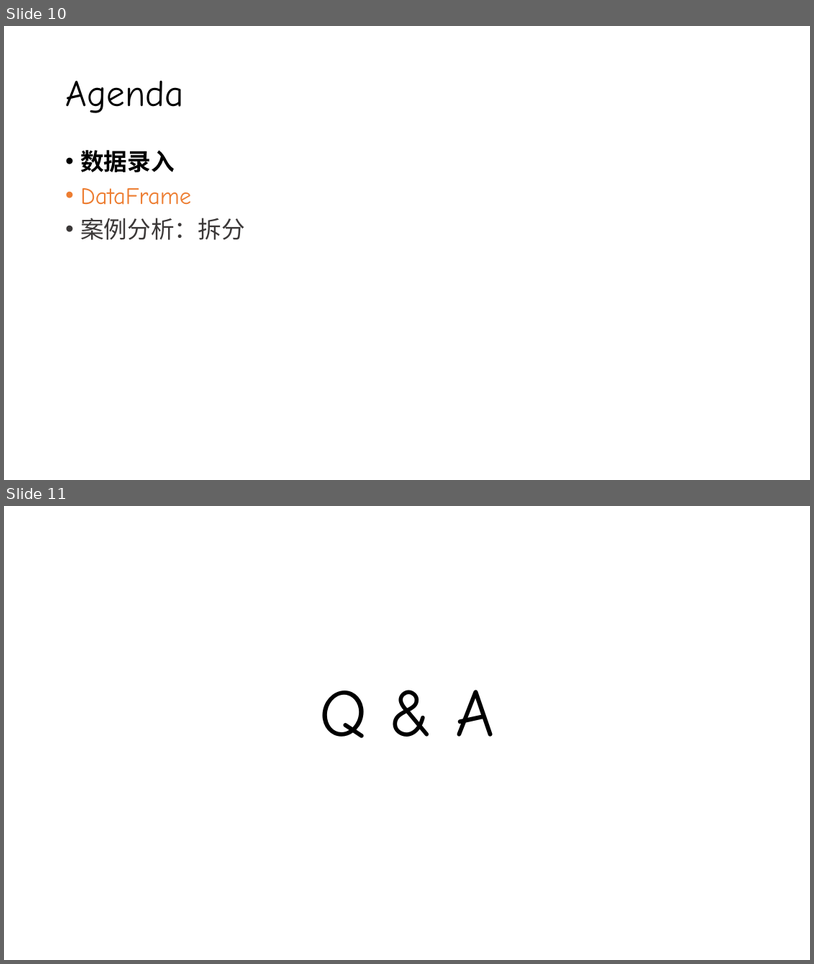
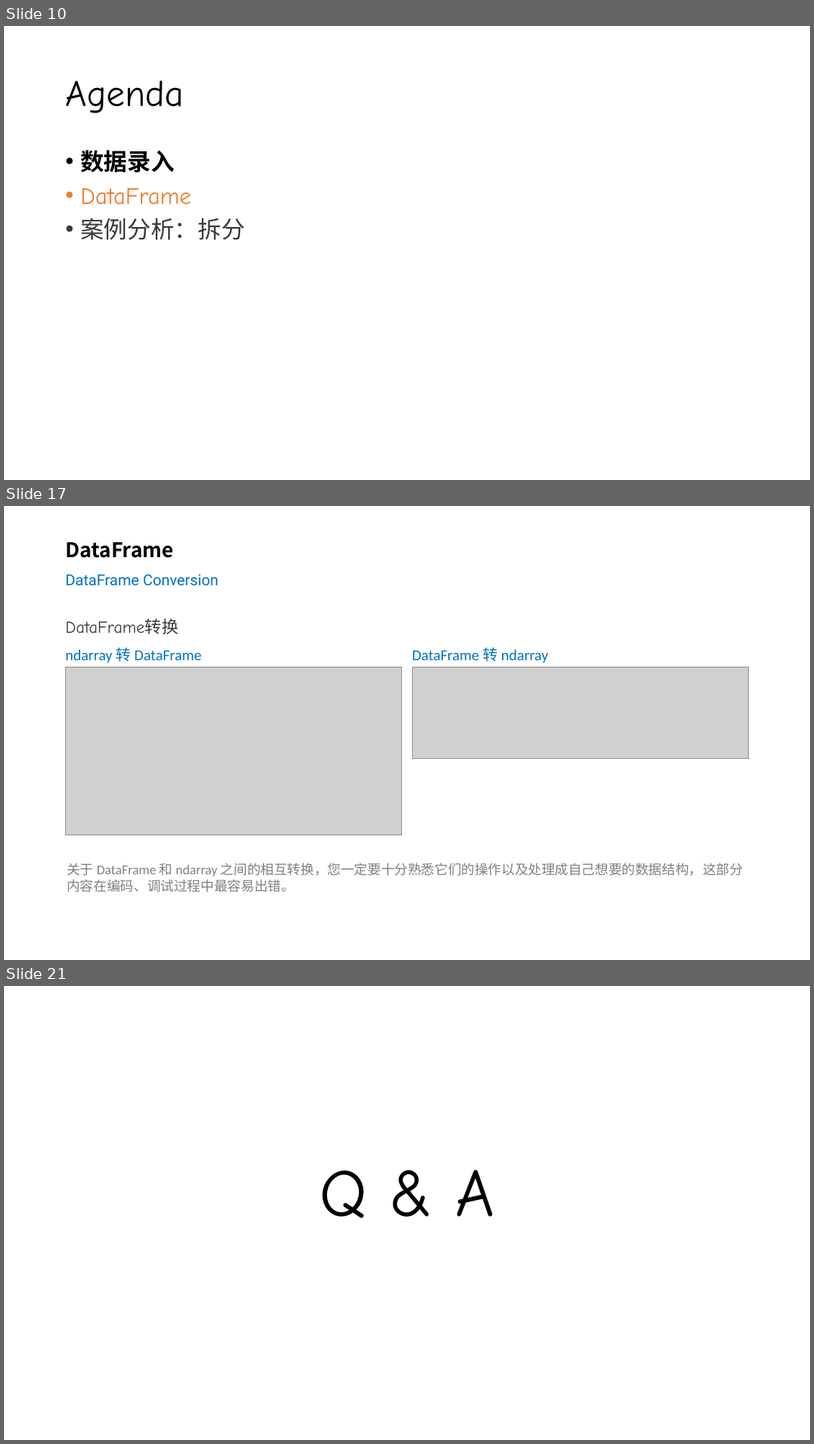
Before and after one commit to silentbalanceyh/cda-exam, a slide deck: ppt/02.二分类.pptx. Shown one above the other, each under a label of ours: slides 10 and 11 before the commit, slides 10, 17 and 21 after it; the slides between them are not shown. The pictures are 814x964 and 814x1444 pixels, drawn with LibreOffice and Linux fonts; fonts in the diff are those of the drawing; grey boxes stand for pictures; background and template pictures are left out. Boxes give left, top, right and bottom in pixels: in the first picture for what was removed or moved away, otherwise in the second. Text is boxed around its words. In the diff, an @@ line names an element or a change of style, - is before the commit and + after.

```diff
--- a/ppt/02.二分类.pptx
+++ b/ppt/02.二分类.pptx
@@ slide 17 added at (x1=4, y1=506, x2=810, y2=960), background #FFFFFF @@
@@ title added at (x1=65, y1=542, x2=219, y2=586), 18 pt, text #0070C0 @@
+DataFrame
+DataFrame Conversion
@@ text added at (x1=65, y1=618, x2=178, y2=634), 20 pt, text #3B3838 @@
+DataFrame转换
@@ text added at (x1=65, y1=647, x2=201, y2=663), 18 pt, text #0070C0 @@
+ndarray 转 DataFrame
@@ text added at (x1=412, y1=647, x2=548, y2=663), 18 pt, text #0070C0 @@
+DataFrame 转 ndarray
@@ picture added at (x1=66, y1=667, x2=403, y2=834) @@
@@ picture added at (x1=412, y1=667, x2=749, y2=759) @@
@@ text added at (x1=67, y1=862, x2=743, y2=892), 16 pt, text #808080 @@
+关于 DataFrame 和 ndarray 之间的相互转换，您一定要十分熟悉它们的操作以及处理成自己想要的数据结构，这部分
+内容在编码、调试过程中最容易出错。
@@ what was slide 11 is now slide 21 @@
```
Also in this commit, not shown: 9 other slides added.
